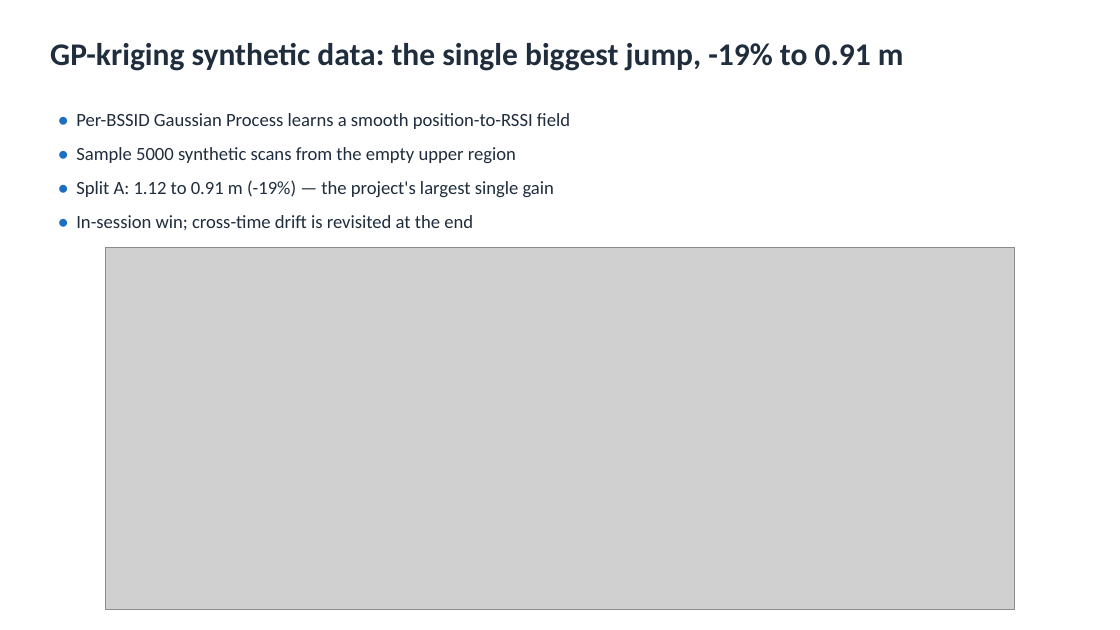
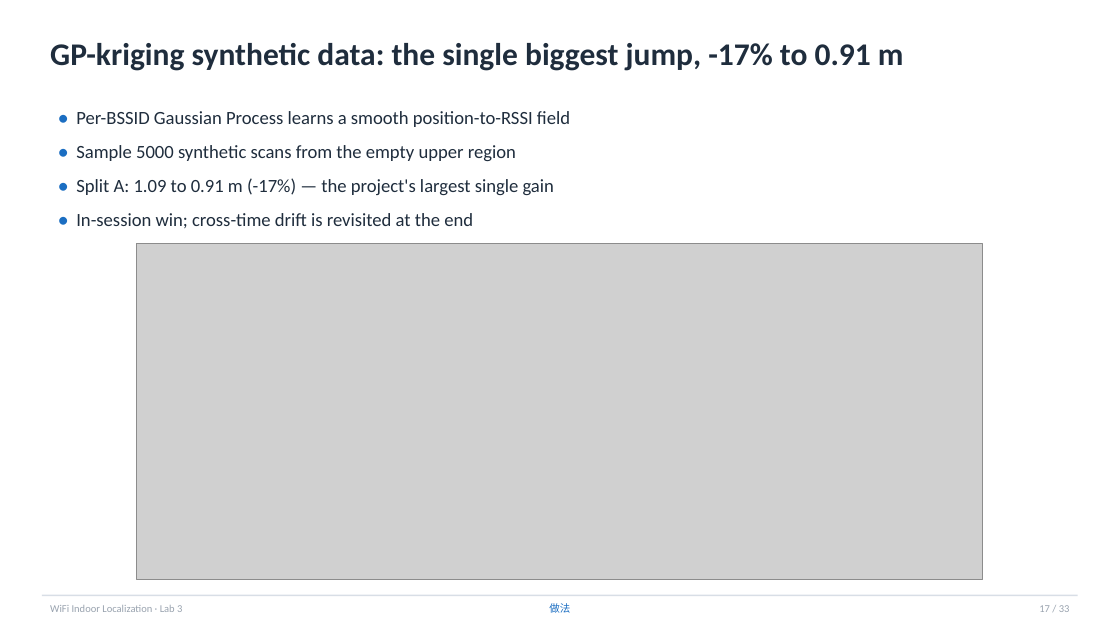
Before and after one commit to kmliy901054/cv2x-wifi-fingerprint, a slide deck: slide 17 of lab3/outputs/slides/lab3_presentation.pptx (slide 14 before the commit). Drawn at 1120x630 pixels with LibreOffice and Linux fonts; fonts in the diff are those of the drawing; grey boxes stand for pictures. Boxes give left, top, right and bottom in pixels: in the first picture for what was removed or moved away, otherwise in the second. Text is boxed around its words. In the diff, an @@ line names an element or a change of style, - is before the commit and + after.

```diff
--- a/lab3/outputs/slides/lab3_presentation.pptx
+++ b/lab3/outputs/slides/lab3_presentation.pptx
@@ text at [50,43,904,71]: text changed @@
-GP-kriging synthetic data: the single biggest jump, -19% to 0.91 m
+GP-kriging synthetic data: the single biggest jump, -17% to 0.91 m
@@ text at [76,178,554,195]: text changed @@
-• Split A: 1.12 to 0.91 m (-19%) — the project's largest single gain
+• Split A: 1.09 to 0.91 m (-17%) — the project's largest single gain
@@ picture: place and size @@
-picture at [105,248,1015,609]
+picture at [137,244,983,580]
@@ rectangle added at [42,595,1078,597], fill #D8DEE6 @@
@@ text added at [50,605,182,612], 9 pt, text #99A3AF @@
+WiFi Indoor Localization · Lab 3
@@ text added at [549,603,570,613], 9 pt, text #1B6EC2 @@
+做法
@@ text added at [1039,605,1070,612], 9 pt, text #99A3AF @@
+17 / 33
```
Also in this commit, not shown: 21 other slides changed, 7 slides added.
